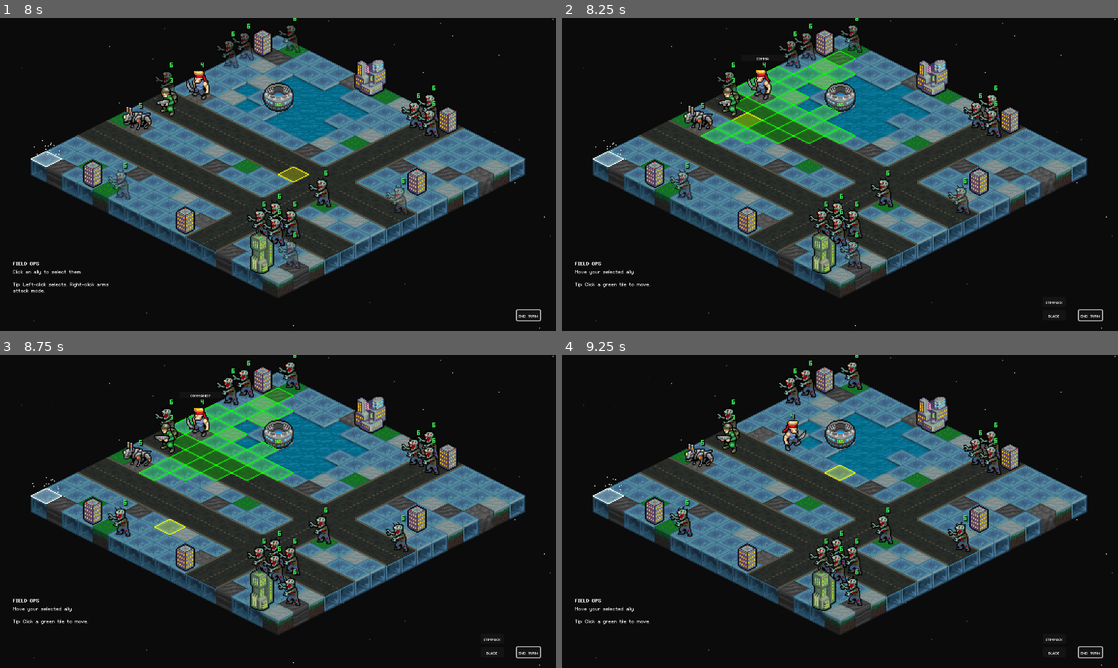
Above: before the commit, frames 1-4 (two rows, left to right).
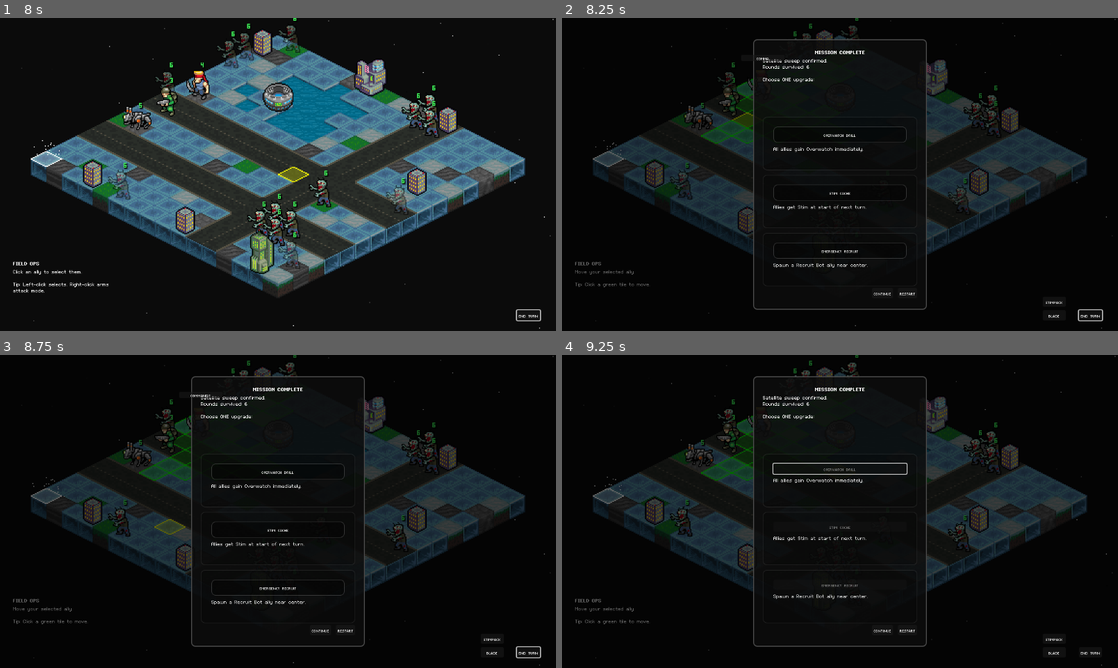
Above: after the commit, the same moments.

Repository: Tekknobot/MEKIII
Game: Godot game, scene res://scenes/Game.tscn
Same seed, same stepped clock (60 frames per second), same inputs: the game is played once before the commit and once after it.
Inputs (mouse positions are in pixels of both pictures, inside the frame that each line leads up to):
- Up to frame 1 (8 s): click "End Turn" at 0.5 s; tap Enter at 1.25 s; move the mouse to (400, 158) at 1.27 s; tap R at 1.35, 4.35, 5.85, 7.35 s; click (400, 158) at 1.42 s; tap Space (ui_select) at 1.52, 6.02 s; click "End Turn" at 2 s; click "End Turn" at 2.75 s; drag from (166, 190) to (250, 237) at 3.52 s; move the mouse to (333, 105) at 4.27 s; click (333, 105) at 4.42 s; drag from (250, 237) to (111, 127) at 5.02 s; move the mouse to (444, 221) at 5.77 s; click (444, 221) at 5.92 s; drag from (111, 127) to (194, 96) at 6.52 s; move the mouse to (305, 174) at 7.27 s; click (305, 174) at 7.42 s
- Up to frame 2 (8.25 s): drag from (756, 96) to (728, 190) at 8.02 s
- Up to frame 3 (8.75 s): no input
- Up to frame 4 (9.25 s): click (840, 470) at 8.75 s, where only the run after the commit has a clickable "OVERWATCH DRILL"

Frame 1 is identical in both runs. In frame 2, 38% of the frame differs, in the area x 2-100%, y 0-100%; in frame 3, 38%; in frame 4, 38%.
Error in both runs: Invalid type in function '_play_idle_anim' in base 'Node2D (MapController)'. The Object-derived class of argument 1 (previously freed) is not a subclass of the…

Commit message:
End game UI

Diff:
--- a/scenes/Game.tscn
+++ b/scenes/Game.tscn
@@ -50,6 +50,9 @@
 [ext_resource type="PackedScene" uid="uid://c6mcd4ogd1jyq" path="res://scenes/beacon.tscn" id="47_6h74c"]
 [ext_resource type="Script" uid="uid://dsiq3cf4mv8kx" path="res://scripts/tutorial_manager.gd" id="49_0wf52"]
 [ext_resource type="PackedScene" uid="uid://de5lsm2hud7v7" path="res://scenes/tutorial_toast.tscn" id="50_3pold"]
+[ext_resource type="Script" uid="uid://bi7op5w7aqis" path="res://scripts/end_game_panel_runtime.gd" id="51_3ugab"]
+[ext_resource type="FontFile" uid="uid://dgugahs6bc7so" path="res://fonts/magofonts/mago3.ttf" id="52_px4p2"]
+[ext_resource type="FontFile" uid="uid://csnhk3q4gx0" path="res://fonts/magofonts/mago1.ttf" id="53_x0rj3"]
 
 [sub_resource type="TileSetAtlasSource" id="TileSetAtlasSource_g4kob"]
 texture = ExtResource("11_2rd6h")
@@ -403,10 +406,21 @@
 map_controller_path = NodePath("../MapController")
 turn_manager_path = NodePath("../TurnManager")
 toast_path = NodePath("../CanvasLayer/TutorialToast")
+end_game_panel_path = NodePath("../CanvasLayer/EndGamePanelRuntime")
 
 [node name="CanvasLayer" type="CanvasLayer" parent="."]
 
 [node name="TutorialToast" parent="CanvasLayer" instance=ExtResource("50_3pold")]
+
+[node name="EndGamePanelRuntime" type="CanvasLayer" parent="CanvasLayer"]
+script = ExtResource("51_3ugab")
+title_font = ExtResource("52_px4p2")
+body_font = ExtResource("53_x0rj3")
+button_font = ExtResource("32_1gdd5")
+title_font_size = 16
+body_font_size = 16
+button_font_size = 16
+desc_font = ExtResource("53_x0rj3")
 
 [node name="EndTurnButton" type="Button" parent="CanvasLayer"]
 offset_left = 1071.0
--- /dev/null
+++ b/scenes/round_end_ui.tscn
@@ -0,0 +1,18 @@
+[gd_scene load_steps=5 format=3 uid="uid://5htdlujw1yqf"]
+
+[ext_resource type="Script" path="res://scripts/round_end_ui.gd" id="1_usd60"]
+[ext_resource type="FontFile" uid="uid://dgugahs6bc7so" path="res://fonts/magofonts/mago3.ttf" id="2_c4gaa"]
+[ext_resource type="FontFile" uid="uid://csnhk3q4gx0" path="res://fonts/magofonts/mago1.ttf" id="3_aeowc"]
+[ext_resource type="FontFile" uid="uid://buw362wjb8o8d" path="res://fonts/magofonts/mago2.ttf" id="4_bs3yo"]
+
+[node name="RoundEndUI" type="Control"]
+layout_mode = 3
+anchors_preset = 15
+anchor_right = 1.0
+anchor_bottom = 1.0
+grow_horizontal = 2
+grow_vertical = 2
+script = ExtResource("1_usd60")
+title_font = ExtResource("2_c4gaa")
+body_font = ExtResource("3_aeowc")
+button_font = ExtResource("4_bs3yo")
--- /dev/null
+++ b/scripts/end_game_panel_runtime.gd
@@ -0,0 +1,319 @@
+extends CanvasLayer
+class_name EndGamePanelRuntime
+
+signal upgrade_selected(id: StringName)
+signal continue_pressed()
+signal restart_pressed()
+
+# -------------------------
+# FONT CONTROLS (Inspector)
+# -------------------------
+@export var title_font: Font
+@export var body_font: Font
+@export var button_font: Font
+
+@export var title_font_size := 28
+@export var body_font_size := 18
+@export var button_font_size := 20
+
+@export var desc_font: Font            # optional: upgrade card description font
+@export var desc_font_size := 16
+
+# -------------------------
+# UI refs
+# -------------------------
+var root: Control
+var title_label: Label
+var body_label: RichTextLabel
+var upgrade_buttons: Array[Button] = []
+var upgrade_descs: Array[Label] = []
+var continue_button: Button
+var restart_button: Button
+
+var _shown_upgrades: Array = []   # Array[Dictionary] {id,title,desc}
+
+func _ready() -> void:
+	_build_ui()
+	hide_panel()
+
+# -------------------------
+# Theme override helpers
+# -------------------------
+func _apply_font_to_label(lbl: Label, f: Font, size: int) -> void:
+	if lbl == null:
+		return
+	if f != null:
+		lbl.add_theme_font_override("font", f)
+	if size > 0:
+		lbl.add_theme_font_size_override("font_size", size)
+
+func _apply_font_to_rich(rt: RichTextLabel, f: Font, size: int) -> void:
+	if rt == null:
+		return
+	if f != null:
+		rt.add_theme_font_override("normal_font", f)
+	if size > 0:
+		rt.add_theme_font_size_override("normal_font_size", size)
+
+func _apply_font_to_button(btn: Button, f: Font, size: int) -> void:
+	if btn == null:
+		return
+	if f != null:
+		btn.add_theme_font_override("font", f)
+	if size > 0:
+		btn.add_theme_font_size_override("font_size", size)
+
+func refresh_fonts() -> void:
+	_apply_font_to_label(title_label, title_font, title_font_size)
+	_apply_font_to_rich(body_label, body_font, body_font_size)
+
+	for b in upgrade_buttons:
+		_apply_font_to_button(b, button_font, button_font_size)
+
+	var use_desc_font: Font = desc_font if desc_font != null else body_font
+	for d in upgrade_descs:
+		_apply_font_to_label(d, use_desc_font, desc_font_size)
+
+	_apply_font_to_button(continue_button, button_font, button_font_size)
+	_apply_font_to_button(restart_button, button_font, button_font_size)
+
+# -------------------------
+# Build UI
+# -------------------------
+func _build_ui() -> void:
+	refresh_fonts()
+
+	# Root (full screen)
+	root = Control.new()
+	root.name = "Root"
+	root.set_anchors_preset(Control.PRESET_FULL_RECT)
+	add_child(root)
+
+	# Dim background
+	var dim := ColorRect.new()
+	dim.name = "Dim"
+	dim.color = Color(0, 0, 0, 0.6)
+	dim.set_anchors_preset(Control.PRESET_FULL_RECT)
+	root.add_child(dim)
+
+	# Center container
+	var center := CenterContainer.new()
+	center.name = "Center"
+	center.set_anchors_preset(Control.PRESET_FULL_RECT)
+	root.add_child(center)
+
+	var panel := PanelContainer.new()
+	panel.name = "Panel"
+	panel.custom_minimum_size = Vector2(360, 560)
+	center.add_child(panel)
+	# Panel background style (controls transparency)
+	var sb := StyleBoxFlat.new()
+	sb.bg_color = Color(0.05, 0.05, 0.05, 0.85)  # ← last value is alpha
+	sb.border_color = Color(0.3, 0.3, 0.3, 1.0)
+	sb.border_width_left = 2
+	sb.border_width_right = 2
+	sb.border_width_top = 2
+	sb.border_width_bottom = 2
+	sb.corner_radius_top_left = 8
+	sb.corner_radius_top_right = 8
+	sb.corner_radius_bottom_left = 8
+	sb.corner_radius_bottom_right = 8
+
+	panel.add_theme_stylebox_override("panel", sb)
+
+	var margin := MarginContainer.new()
+	margin.add_theme_constant_override("margin_left", 18)
+	margin.add_theme_constant_override("margin_right", 18)
+	margin.add_theme_constant_override("margin_top", 18)
+	margin.add_theme_constant_override("margin_bottom", 18)
+	panel.add_child(margin)
+
+	var v := VBoxContainer.new()
+	v.name = "VBox"
+	v.size_flags_vertical = Control.SIZE_EXPAND_FILL
+	margin.add_child(v)
+
+	# Title
+	title_label = Label.new()
+	title_label.name = "Title"
+	title_label.text = "MISSION COMPLETE"
+	title_label.horizontal_alignment = HORIZONTAL_ALIGNMENT_CENTER
+	v.add_child(title_label)
+
+	# Body
+	body_label = RichTextLabel.new()
+	body_label.name = "Body"
+	body_label.bbcode_enabled = false
+	body_label.fit_content = true
+	body_label.custom_minimum_size = Vector2(0, 120)
+	v.add_child(body_label)
+
+	# Upgrades column (ONE COLUMN)
+	var upgrades_col := VBoxContainer.new()
+	upgrades_col.name = "Upgrades"
+	upgrades_col.size_flags_horizontal = Control.SIZE_EXPAND_FILL
+	upgrades_col.add_theme_constant_override("separation", 10)
+	v.add_child(upgrades_col)
+
+	upgrade_buttons.clear()
+	upgrade_descs.clear()
+
+	for i in range(3):
+		# Card panel
+		var card_panel := PanelContainer.new()
+		card_panel.name = "CardPanel%d" % i
+		card_panel.size_flags_horizontal = Control.SIZE_EXPAND_FILL
+		card_panel.custom_minimum_size = Vector2(0, 110) # height per card
+
+		# subtle dark card background
+		card_panel.add_theme_stylebox_override("panel", _make_card_style(Color(0, 0, 0, 0.20)))
+		upgrades_col.add_child(card_panel)
+
+		var card_margin := MarginContainer.new()
+		card_margin.add_theme_constant_override("margin_left", 12)
+		card_margin.add_theme_constant_override("margin_right", 12)
+		card_margin.add_theme_constant_override("margin_top", 10)
+		card_margin.add_theme_constant_override("margin_bottom", 10)
+		card_panel.add_child(card_margin)
+
+		var card_v := VBoxContainer.new()
+		card_v.size_flags_horizontal = Control.SIZE_EXPAND_FILL
+		card_v.add_theme_constant_override("separation", 6)
+		card_margin.add_child(card_v)
+
+		# Title button (full width)
+		var b := Button.new()
+		b.name = "UpgradeBtn%d" % i
+		b.text = "Upgrade"
+		b.size_flags_horizontal = Control.SIZE_EXPAND_FILL
+		b.pressed.connect(func(): _pick_upgrade(i))
+
+		# Slightly brighter button background so it reads like a choice
+		b.add_theme_stylebox_override("normal", _make_card_style(Color(0, 0, 0, 0.35), Color(1,1,1,0.18)))
+		b.add_theme_stylebox_override("hover",  _make_card_style(Color(0, 0, 0, 0.45), Color(1,1,1,0.24)))
+		b.add_theme_stylebox_override("pressed",_make_card_style(Color(0, 0, 0, 0.55), Color(1,1,1,0.30)))
+
+		card_v.add_child(b)
+		upgrade_buttons.append(b)
+
+		# Description under it
+		var d := Label.new()
+		d.name = "UpgradeDesc%d" % i
+		d.autowrap_mode = TextServer.AUTOWRAP_WORD_SMART
+		d.text = ""
+		d.size_flags_horizontal = Control.SIZE_EXPAND_FILL
+		d.add_theme_color_override("font_color", Color(1, 1, 1, 0.85))
+		card_v.add_child(d)
+		upgrade_descs.append(d)
+
+	# Footer buttons (ONLY ONCE)
+	var footer := HBoxContainer.new()
+	footer.name = "Footer"
+	footer.size_flags_horizontal = Control.SIZE_EXPAND_FILL
+	footer.add_theme_constant_override("separation", 10)
+	v.add_child(footer)
+
+	var spacer := Control.new()
+	spacer.name = "Spacer"
+	spacer.size_flags_horizontal = Control.SIZE_EXPAND_FILL
+	footer.add_child(spacer)
+
+	continue_button = Button.new()
+	continue_button.name = "Continue"
+	continue_button.text = "Continue"
+	continue_button.pressed.connect(func():
+		emit_signal("continue_pressed")
+		hide_panel()
+	)
+	footer.add_child(continue_button)
+
+	restart_button = Button.new()
+	restart_button.name = "Restart"
+	restart_button.text = "Restart"
+	restart_button.pressed.connect(func():
+		emit_signal("restart_pressed")
+		hide_panel()
+	)
+	footer.add_child(restart_button)
+
+	# Apply font overrides after all nodes exist
+	refresh_fonts()
+
+# -------------------------
+# Public API
+# -------------------------
+func show_win(rounds_survived: int, upgrades: Array) -> void:
+	_shown_upgrades = upgrades
+	if title_label != null:
+		title_label.text = "MISSION COMPLETE"
+	if body_label != null:
+		body_label.text = "Satellite sweep confirmed.\nRounds survived: %d\n\nChoose ONE upgrade:" % rounds_survived
+	_apply_upgrade_ui()
+	show_panel()
+
+func show_loss(msg: String) -> void:
+	_shown_upgrades = []
+	if title_label != null:
+		title_label.text = "MISSION FAILED"
+	if body_label != null:
+		body_label.text = msg
+	_apply_upgrade_ui()
+	show_panel()
+
+# -------------------------
+# Internals
+# -------------------------
+func _apply_upgrade_ui() -> void:
+	for i in range(3):
+		if _shown_upgrades.size() > i:
+			var up: Dictionary = _shown_upgrades[i]
+			upgrade_buttons[i].disabled = false
+			upgrade_buttons[i].text = str(up.get("title", "Upgrade"))
+			upgrade_descs[i].text = str(up.get("desc", ""))
+		else:
+			upgrade_buttons[i].disabled = true
+			upgrade_buttons[i].text = "—"
+			upgrade_descs[i].text = ""
+
+func _pick_upgrade(i: int) -> void:
+	if i < 0 or i >= _shown_upgrades.size():
+		return
+
+	var up: Dictionary = _shown_upgrades[i]
+	var id: StringName = up.get("id", &"")
+	if id == &"":
+		return
+
+	# lock after pick
+	for b in upgrade_buttons:
+		b.disabled = true
+
+	emit_signal("upgrade_selected", id)
+
+func show_panel() -> void:
+	visible = true
+	if root != null:
+		root.visible = true
+
+func hide_panel() -> void:
+	if root != null:
+		root.visible = false
+	visible = false
+
+func _make_card_style(bg: Color, border: Color = Color(1,1,1,0.10)) -> StyleBoxFlat:
+	var sb := StyleBoxFlat.new()
+	sb.bg_color = bg
+	sb.border_color = border
+	sb.border_width_left = 1
+	sb.border_width_right = 1
+	sb.border_width_top = 1
+	sb.border_width_bottom = 1
+	sb.corner_radius_top_left = 8
+	sb.corner_radius_top_right = 8
+	sb.corner_radius_bottom_left = 8
+	sb.corner_radius_bottom_right = 8
+	sb.content_margin_left = 10
+	sb.content_margin_right = 10
+	sb.content_margin_top = 10
+	sb.content_margin_bottom = 10
+	return sb
--- a/scripts/turnmanager.gd
+++ b/scripts/turnmanager.gd
@@ -44,7 +44,14 @@
 
 signal tutorial_event(id: StringName, payload: Dictionary)
 
+@export var end_game_panel_script: Script
+
+var end_panel: EndGamePanelRuntime
+
 func _ready() -> void:
+	end_panel = EndGamePanelRuntime.new()
+	add_child(end_panel)
+
 	if end_turn_button:
 		end_turn_button.pressed.connect(_on_end_turn_pressed)
 
--- a/scripts/tutorial_manager.gd
+++ b/scripts/tutorial_manager.gd
@@ -4,6 +4,8 @@
 @export var map_controller_path: NodePath
 @export var turn_manager_path: NodePath
 @export var toast_path: NodePath   # reference to your toast UI scene/node
+@export var end_game_panel_path: NodePath
+var end_panel: CanvasLayer = null
 
 @onready var M := get_node_or_null(map_controller_path)
 @onready var TM := get_node_or_null(turn_manager_path)
@@ -31,6 +33,8 @@
 
 
 func _ready() -> void:
+	end_panel = get_node_or_null(end_game_panel_path) as CanvasLayer
+
 	if not enabled:
 		return
 
@@ -103,6 +107,8 @@
 				"Zombies cleared!\nYou WIN!",
 				"FIELD OPS"
 			)
+
+
 		Step.DONE:
 			_hide_toast()
 
@@ -163,6 +169,7 @@
 		"ally_selected":
 			if step == Step.INTRO_SELECT:
 				_advance(Step.INTRO_MOVE)
+				_on_you_win()
 
 		"ally_moved":
 			if step == Step.INTRO_MOVE:
@@ -198,6 +205,7 @@
 
 		"satellite_sweep_finished":
 			_advance(Step.YOU_WIN)
+			_on_you_win()
 
 		# -------------------------
 		# Helpful “deny / stuck” hints
@@ -259,3 +267,38 @@
 		_hide_toast()
 	else:
 		_show_step()
+
+func _on_you_win() -> void:
+	# stop tutorial toast from fighting the UI
+	_hide_toast()
+
+	# If you want to fully lock tutorial after win:
+	enabled = false
+
+	# Show your upgrade panel
+	if end_panel != null and is_instance_valid(end_panel):
+		if end_panel.has_method("show_win"):
+			# try to pass a rounds value if you have it
+			var rounds := 0
+			if TM != null and is_instance_valid(TM) and "round_index" in TM:
+				rounds = int(TM.round_index)
+			end_panel.call("show_win", rounds, _roll_3_upgrades())
+		else:
+			# fallback: just make it visible
+			end_panel.visible = true
+
+func _roll_3_upgrades() -> Array:
+	var pool: Array = [
+		{"id": &"hp_plus_1", "title": "ARMOR PLATING", "desc": "+1 Max HP to all allies (heal +1 too)."},
+		{"id": &"beacon_cheaper", "title": "SIGNAL BOOST", "desc": "Beacon needs 1 fewer floppy disk (min 1)."},
+		{"id": &"recruit_now", "title": "EMERGENCY RECRUIT", "desc": "Spawn a Recruit Bot ally near center."},
+		{"id": &"overwatch_drill", "title": "OVERWATCH DRILL", "desc": "All allies gain Overwatch immediately."},
+		{"id": &"stim_pack", "title": "STIM CACHE", "desc": "Allies get Stim at start of next turn."},
+	]
+
+	var picked: Array = []
+	while picked.size() < 3 and pool.size() > 0:
+		var i := randi() % pool.size()
+		picked.append(pool[i])
+		pool.remove_at(i)
+	return picked
Not shown: 1 places in scenes/Game.tscn that only renumber resources
Not shown, added: scripts/end_game_panel_runtime.gd.uid
